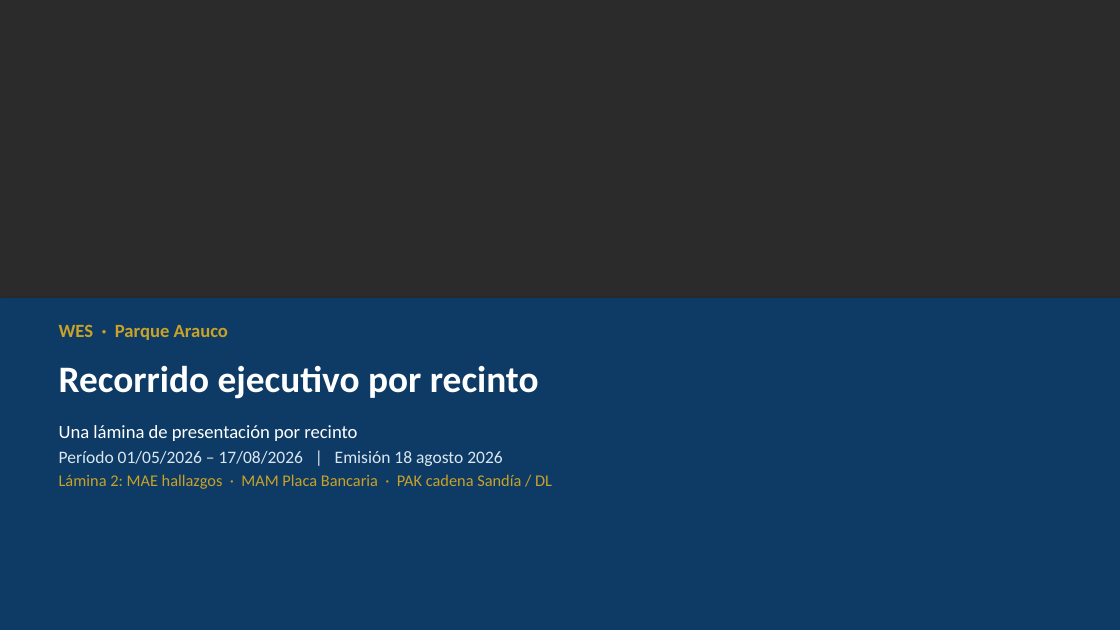
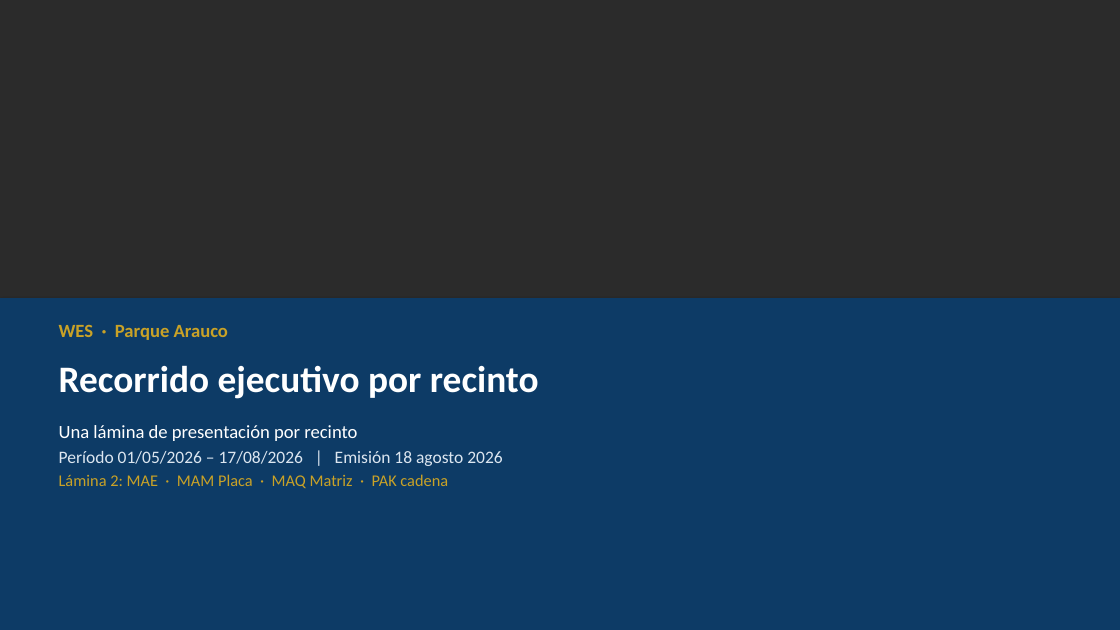
Before and after one commit to anibaloperacionesWes/wes-scripts, a slide deck: slide 1 of reports/Parque_Arauco/TMP_7MALLS/entrega_diego_anibal/Recorrido_ejecutivo_PA_MAE_20260817.pptx. Drawn at 1120x630 pixels with LibreOffice and Linux fonts; fonts in the diff are those of the drawing; background and template pictures are left out; a plain dark background stands for a picture behind light text. Boxes give left, top, right and bottom in pixels: in the first picture for what was removed or moved away, otherwise in the second. Text is boxed around its words. In the diff, an @@ line names an element or a change of style, - is before the commit and + after.

```diff
--- a/reports/Parque_Arauco/TMP_7MALLS/entrega_diego_anibal/Recorrido_ejecutivo_PA_MAE_20260817.pptx
+++ b/reports/Parque_Arauco/TMP_7MALLS/entrega_diego_anibal/Recorrido_ejecutivo_PA_MAE_20260817.pptx
@@ text at [59, 474, 448, 488]: text changed @@
-Lámina 2: MAE hallazgos · MAM Placa Bancaria · PAK cadena Sandía / DL
+Lámina 2: MAE · MAM Placa · MAQ Matriz · PAK cadena
```
Also in this commit, not shown: 5 other slides changed, 1 slide added, 2 other files.
